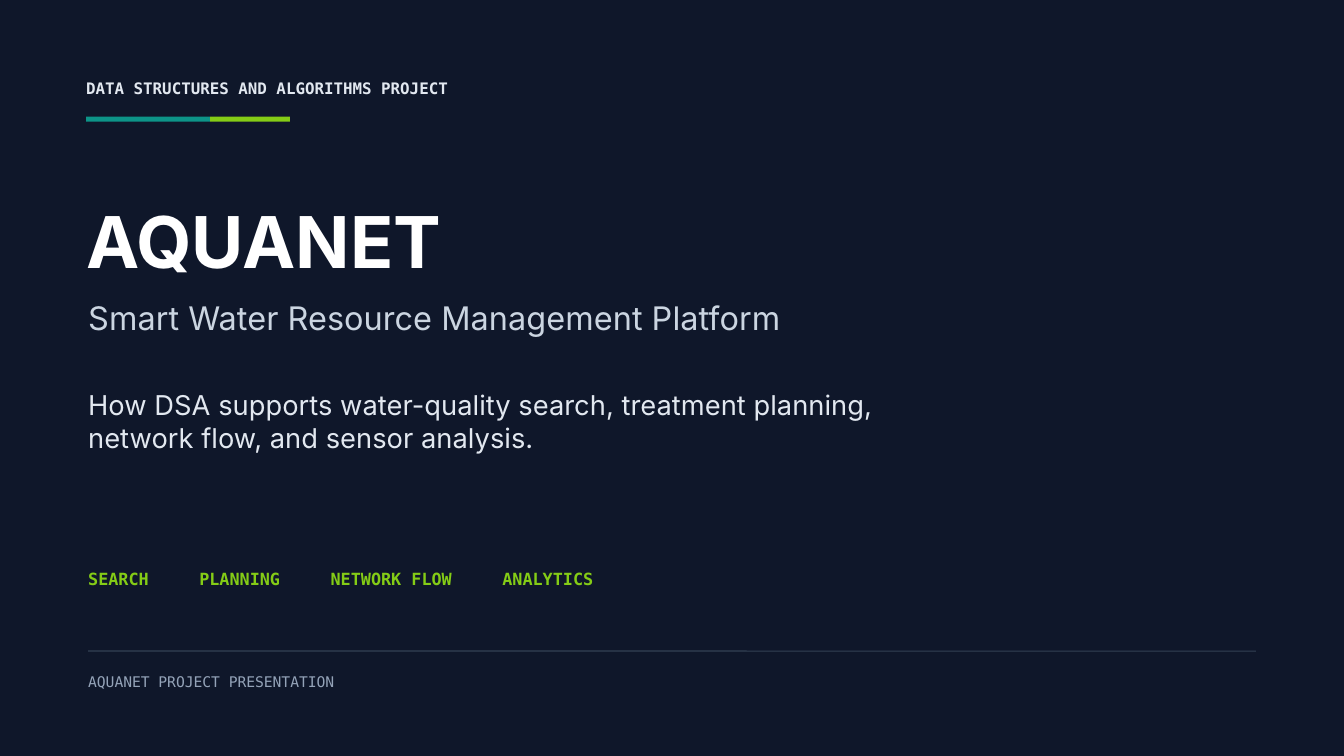
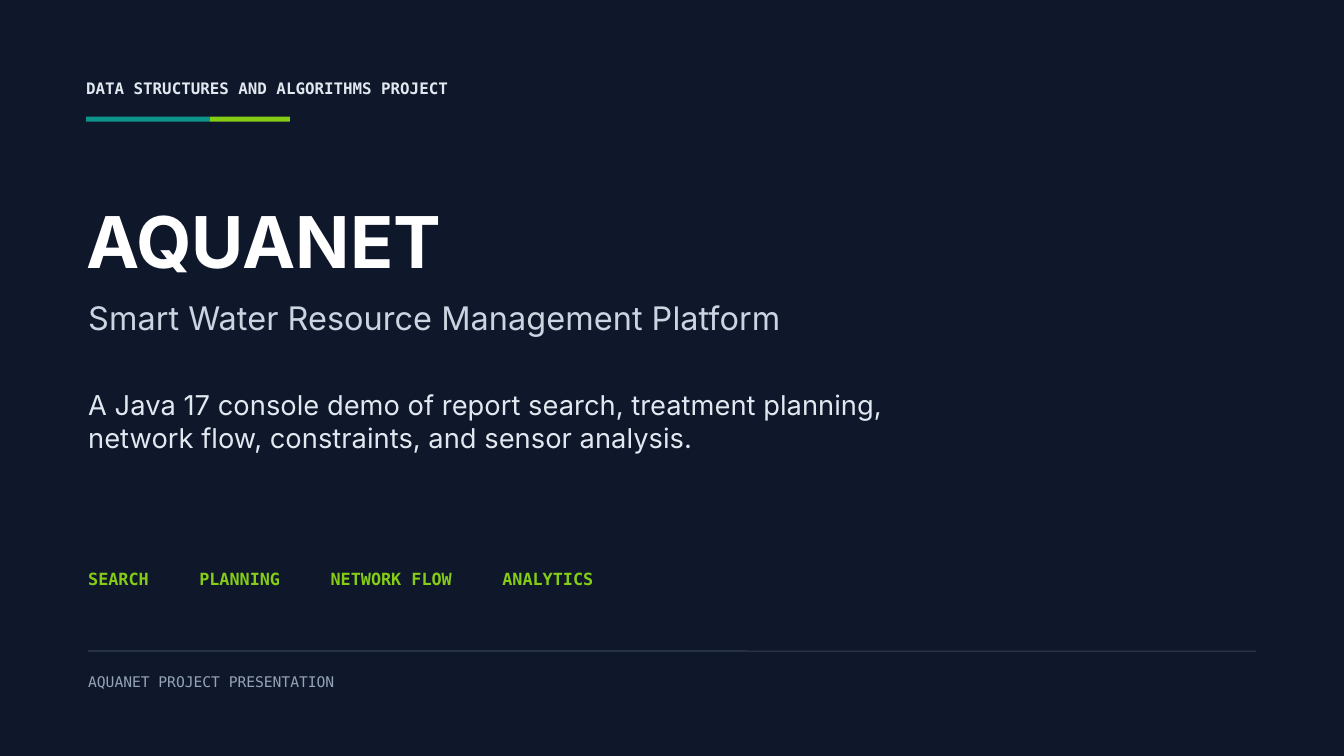
Before and after one commit to yashwanth-1729/aqua-net, a slide deck: slide 1 of presentation/AquaNet_DSA_Project_Presentation.pptx. Drawn at 1344x756 pixels with LibreOffice and Linux fonts; fonts in the diff are those of the drawing. Boxes give left, top, right and bottom in pixels: in the first picture for what was removed or moved away, otherwise in the second. Text is boxed around its words. In the diff, an @@ line names an element or a change of style, - is before the commit and + after.

```diff
--- a/presentation/AquaNet_DSA_Project_Presentation.pptx
+++ b/presentation/AquaNet_DSA_Project_Presentation.pptx
@@ text at (88, 394, 881, 454): text changed @@
-How DSA supports water-quality search, treatment planning,
-network flow, and sensor analysis.
+A Java 17 console demo of report search, treatment planning,
+network flow, constraints, and sensor analysis.
```
Also in this commit, not shown: 5 other slides changed, 4 slides removed.
